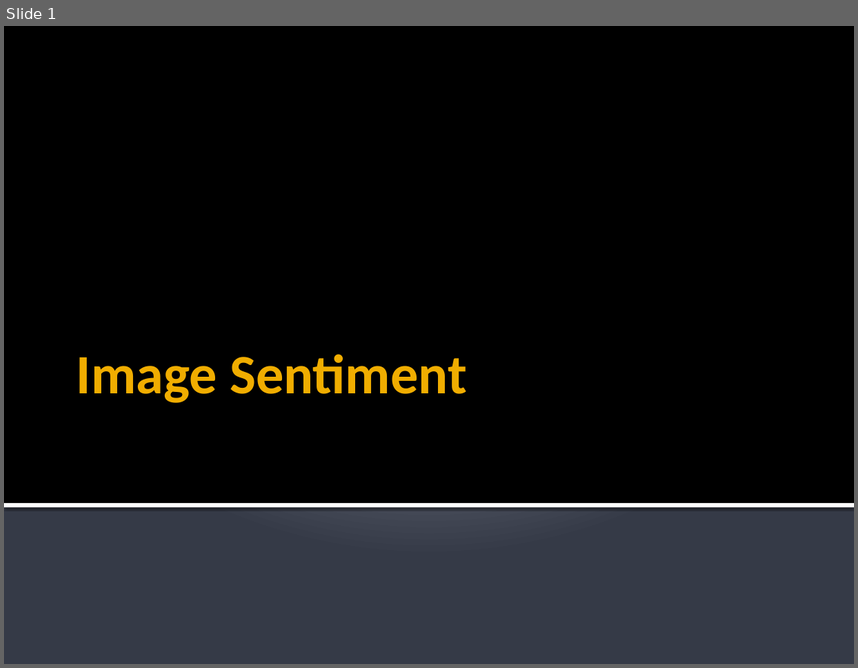
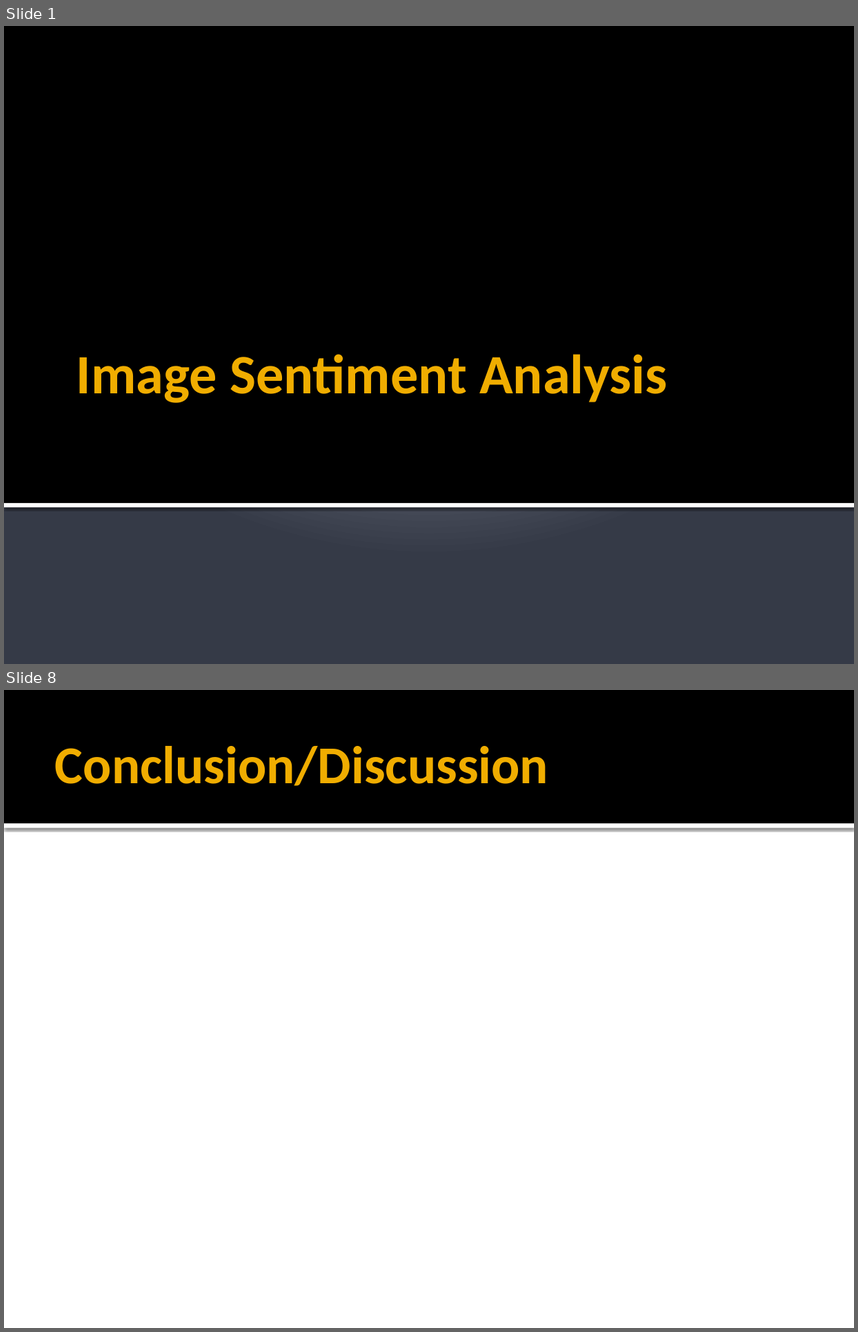
Before and after one commit to asterix135/CKME136, a slide deck: Submissions/C_Graham_Capstone.pptx. Shown one above the other, each under a label of ours: slide 1 before the commit, slides 1 and 8 after it; the slides between them are not shown. The pictures are 858x668 and 858x1332 pixels, drawn with LibreOffice and Linux fonts; fonts in the diff are those of the drawing. Boxes give left, top, right and bottom in pixels: in the first picture for what was removed or moved away, otherwise in the second. Text is boxed around its words. In the diff, an @@ line names an element or a change of style, - is before the commit and + after.

```diff
--- a/Submissions/C_Graham_Capstone.pptx
+++ b/Submissions/C_Graham_Capstone.pptx
@@ slide 8 added at (x1=4, y1=690, x2=854, y2=1328), background #FFFFFF @@
@@ rectangle added at (x1=4, y1=690, x2=854, y2=823), fill #000000 @@
@@ title added at (x1=55, y1=746, x2=548, y2=786), 45 pt, text #F0AD00, bold @@
+Conclusion/Discussion
@@ rectangle added at (x1=4, y1=823, x2=854, y2=828), fill #FFFFFF @@
@@ slide 1 changed as well @@
@@ title at (x1=76, y1=354, x2=667, y2=403): text changed @@
-Image Sentiment
+Image Sentiment Analysis
```
Also in this commit, not shown: 1 other slide changed, 5 other slides added, 2 other files.
